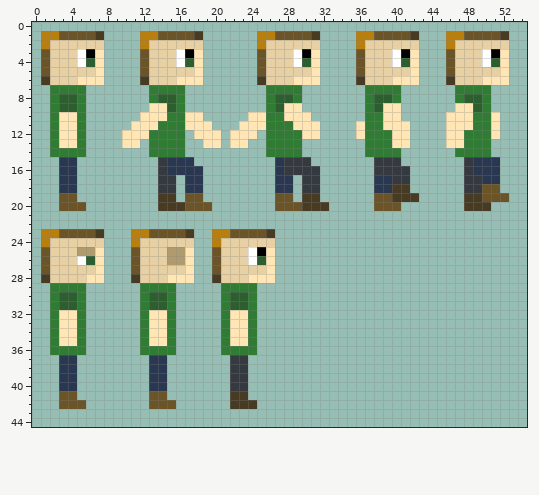
File history of a pixel-art sprite, Assets/Game Enviorment/Sprites/Player/J-bird.png. Above: the version before the commit.
The file is 320x320 pixels, drawn in blocks of 5x5; one block is one cell here. Shown: x 0..54, y 0..44.
Now the later version:
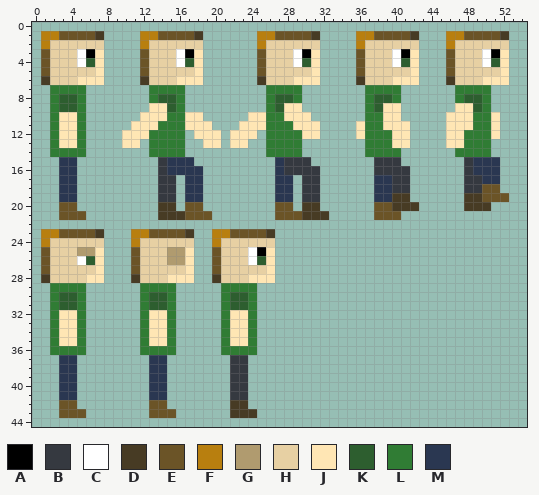
Palette (. is transparent): A #000000  B #353940  C #ffffff  D #473b24  E #6b5427  F #b87f0f  G #b09b6f  H #e7d0a3  J #ffe6b4  K #2d5e2f  L #307c34  M #2a3751
What changed:
{"y":18,"x":40,"old":"DD","new":"BB"}
{"y":19,"x":3,"old":"EE","new":"MM"}
{"y":19,"x":14,"old":"DD","new":"BB"}
{"y":19,"x":17,"old":"EE","new":"MM"}
{"y":19,"x":27,"old":"EE","new":"MM"}
{"y":19,"x":30,"old":"DD","new":"BB"}
{"y":19,"x":38,"old":"EE","new":"MM"}
{"y":19,"x":42,"old":"D","new":"."}
{"y":20,"x":5,"old":"E","new":"."}
{"y":20,"x":16,"old":"D","new":"."}
{"y":20,"x":19,"old":"E","new":"."}
{"y":20,"x":29,"old":"E","new":"."}
{"y":20,"x":32,"old":"D","new":"."}
{"y":20,"x":40,"old":"E..","new":"DDD"}
{"y":21,"x":3,"old":"...","new":"EEE"}
{"y":21,"x":14,"old":"......","new":"DDDEEE"}
{"y":21,"x":27,"old":"......","new":"EEEDDD"}
{"y":21,"x":38,"old":"...","new":"EEE"}
{"y":41,"x":3,"old":"EE","new":"MM"}
{"y":41,"x":13,"old":"EE","new":"MM"}
{"y":41,"x":22,"old":"DD","new":"BB"}
{"y":42,"x":5,"old":"E","new":"."}
{"y":42,"x":15,"old":"E","new":"."}
{"y":42,"x":24,"old":"D","new":"."}
{"y":43,"x":3,"old":"...","new":"EEE"}
{"y":43,"x":13,"old":"...","new":"EEE"}
{"y":43,"x":22,"old":"...","new":"DDD"}
